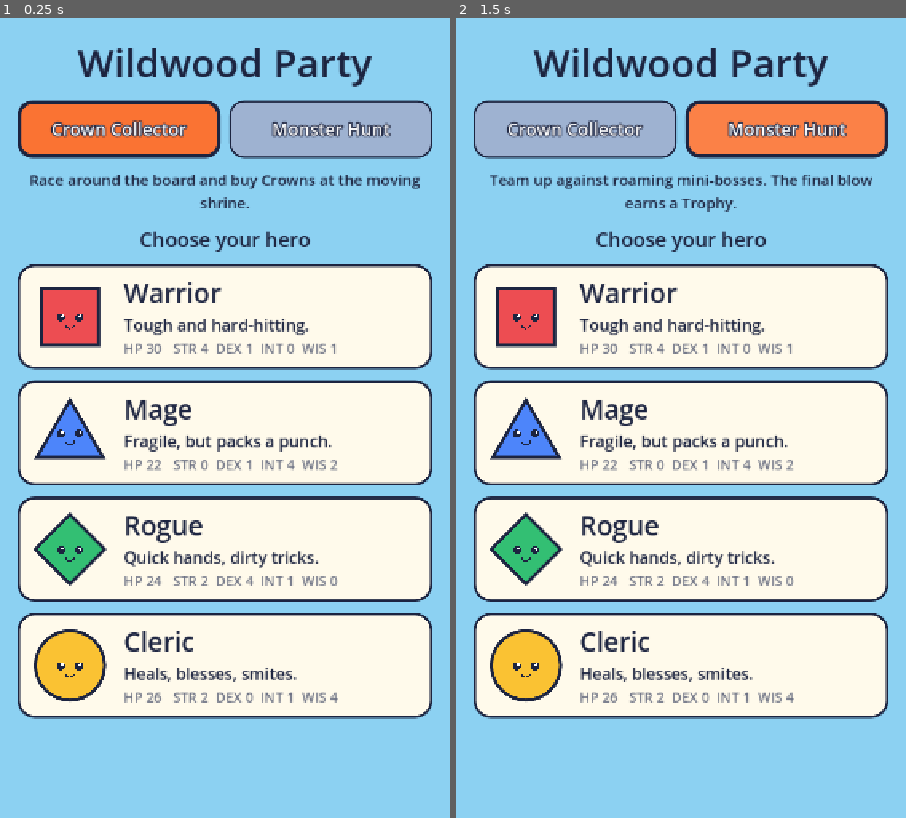
Above: before the commit, frames 1-2 (left to right).
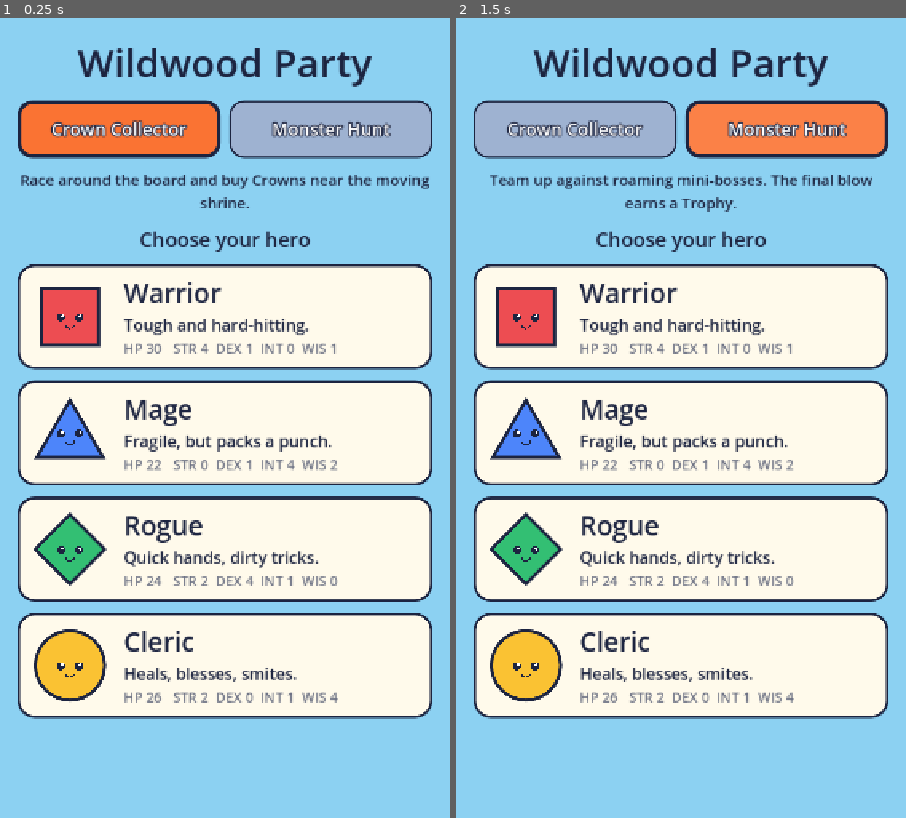
Above: after the commit, the same moments.

Repository: Kmad666/Claude-test
Game: Godot game, scene res://main.tscn
Same seed, same stepped clock (60 frames per second), same inputs: the game is played once before the commit and once after it.
Inputs:
- Up to frame 1 (0.25 s): no input
- Up to frame 2 (1.5 s): click "Crown Collector" at 0.5 s; click "Monster Hunt" at 1.25 s

The runs differ from the first frame. In frame 1, 0.7% of the frame differs, in the area x 4-96%, y 19-22%; in frame 2, nothing differs.

Commit message:
Minigames after every round (Target Tap, Timing Bar, Quick Draw); Crown Shrine reach + cheaper Crowns
Co-Authored-By: Claude Opus 5.5 <noreply@anthropic.com>
Claude-Session: https://claude.ai/code/session_01RR5QZXycA36fifo4LEsoYf

Diff:
--- a/scripts/board_screen.gd
+++ b/scripts/board_screen.gd
@@ -76,6 +76,7 @@
 			await _take_turn(i)
 		if Game.is_hunt():
 			await _move_bosses()
+		await _minigame()
 		Game.round_num += 1
 	board.set_center("", "")
 	_say("The final round is over!")
@@ -102,6 +103,7 @@
 	var steps: int = await _roll_movement(p, boots)
 	board.set_center(str(steps), "%s moves" % p["name"])
 	var blocked := {}
+	var shrine_done := false
 	for _step in steps:
 		p["pos"] = (int(p["pos"]) + 1) % Game.BOARD_SIZE
 		await _hop(i)
@@ -109,7 +111,8 @@
 			blocked = Game.boss_at(int(p["pos"]))
 			if not blocked.is_empty():
 				break
-		elif p["pos"] == Game.shrine_index:
+		elif not shrine_done and Game.near_shrine(int(p["pos"])):
+			shrine_done = true
 			await _visit_shrine(p)
 	board.set_center("", "Round %d" % Game.round_num)
 	if blocked.is_empty():
@@ -285,11 +288,23 @@
 
 # ---------------------------------------------------------------- monster hunt
 
+func _minigame() -> void:
+	var kind: String = MinigameScreen.KINDS[Game.rng.randi_range(0, MinigameScreen.KINDS.size() - 1)]
+	_say("Minigame time!")
+	await _pause(0.8)
+	var screen := MinigameScreen.new()
+	screen.setup(kind)
+	add_child(screen)
+	await screen.finished
+	screen.queue_free()
+	_refresh_hud()
+
+
 func _intro() -> void:
 	if Game.is_hunt():
 		_say("Monster Hunt! Mini-bosses roam the board. Run into one to fight it. Damage sticks, and the final blow earns a Trophy.")
 	else:
-		_say("Crown Collector! Pass the gold star with %d coins to buy a Crown. Most Crowns wins." % Game.CROWN_COST)
+		_say("Crown Collector! Pass within one space of the gold star with %d coins to buy a Crown. Most Crowns wins." % Game.CROWN_COST)
 	await _pause(2.5)
 
 
--- a/scripts/board_view.gd
+++ b/scripts/board_view.gd
@@ -106,6 +106,10 @@
 		for boss in Game.bosses:
 			_draw_boss(boss, font)
 	else:
+		# Crown Shrine reach: gold rings on the shrine space and its neighbours.
+		for offset in [-1, 0, 1]:
+			var ring := positions[posmod(Game.shrine_index + offset, positions.size())]
+			draw_arc(ring, 34, 0, TAU, 32, UI.GOLD, 7.0, true)
 		# Crown Shrine, nudged toward the middle of the board.
 		var shrine := positions[Game.shrine_index]
 		var inward := (size / 2.0 - shrine).normalized() * 58.0
--- a/scripts/game.gd
+++ b/scripts/game.gd
@@ -2,7 +2,7 @@
 ## Global state for one match. Registered as the "Game" autoload.
 
 const ROUNDS := 8
-const CROWN_COST := 20
+const CROWN_COST := 15
 const BOARD_SIZE := 24
 const START_COINS := 10
 const BOSS_COUNT := 2
@@ -257,6 +257,12 @@
 	shrine_index = next
 
 
+## Crown Shrine reach: the shrine's space and the spaces on either side.
+func near_shrine(pos: int) -> bool:
+	var d := absi(pos - shrine_index)
+	return mini(d, BOARD_SIZE - d) <= 1
+
+
 func standings() -> Array[Dictionary]:
 	var ranked: Array[Dictionary] = players.duplicate()
 	ranked.sort_custom(func(a: Dictionary, b: Dictionary) -> bool:
--- /dev/null
+++ b/scripts/minigame_screen.gd
@@ -0,0 +1,327 @@
+class_name MinigameScreen
+extends Control
+## End-of-round minigames. The human plays by tapping; bots get simulated scores.
+
+signal finished
+
+const KINDS: Array[String] = ["targets", "timing", "quickdraw"]
+const PRIZES: Array[int] = [8, 5, 3, 1]
+const PLACES: Array[String] = ["1st", "2nd", "3rd", "4th"]
+const TARGET_TIME := 10.0
+
+const INFO := {
+	"targets": ["Target Tap", "Tap the targets before they vanish! 10 seconds."],
+	"timing": ["Timing Bar", "Tap to stop the marker in the gold zone. 3 tries, faster each time."],
+	"quickdraw": ["Quick Draw", "Wait for TAP!, then tap as fast as you can. Too early scores zero. 3 rounds."],
+}
+
+var kind := "targets"
+var auto := false
+var scores := {}
+
+var area: Control
+var title: Label
+var info: Label
+var status: Label
+var actions: HBoxContainer
+
+var state := "intro"
+var tap_flag := false
+var elapsed := 0.0
+var hits := 0
+var targets: Array[Dictionary] = []
+var pops: Array[Dictionary] = []
+var marker := 0.0
+var draw_phase := "wait"
+
+signal _button_pressed
+
+
+func setup(minigame: String) -> void:
+	kind = minigame
+	auto = Game.autoplay
+
+
+func _ready() -> void:
+	UI.full_rect(self)
+	mouse_filter = Control.MOUSE_FILTER_STOP
+	var bg := ColorRect.new()
+	bg.color = Color(0.99, 0.93, 0.78)
+	UI.full_rect(bg)
+	add_child(bg)
+
+	var col := VBoxContainer.new()
+	col.add_theme_constant_override("separation", 12)
+	var wrap := UI.margin(col, 22)
+	UI.full_rect(wrap)
+	add_child(wrap)
+
+	col.add_child(UI.label("MINIGAME!", 30, UI.ACTION.darkened(0.2), HORIZONTAL_ALIGNMENT_CENTER))
+	title = UI.label(INFO[kind][0], 52, UI.INK, HORIZONTAL_ALIGNMENT_CENTER)
+	col.add_child(title)
+	info = UI.label(INFO[kind][1], 26, UI.INK, HORIZONTAL_ALIGNMENT_CENTER, true)
+	col.add_child(info)
+	status = UI.label("", 34, UI.INK, HORIZONTAL_ALIGNMENT_CENTER)
+	col.add_child(status)
+
+	area = Control.new()
+	area.size_flags_vertical = Control.SIZE_EXPAND_FILL
+	area.custom_minimum_size = Vector2(0, 560)
+	area.mouse_filter = Control.MOUSE_FILTER_STOP
+	area.clip_contents = true
+	area.draw.connect(_draw_area)
+	area.gui_input.connect(_on_area_input)
+	col.add_child(area)
+
+	actions = HBoxContainer.new()
+	actions.custom_minimum_size = Vector2(0, 92)
+	col.add_child(actions)
+	_run()
+
+
+func _run() -> void:
+	await get_tree().process_frame
+	if Game.autoplay:
+		_check_layout()
+	if auto:
+		await _pause(1.0)
+	else:
+		await _button("Start!")
+	for n in ["3", "2", "1"]:
+		status.text = n
+		await _pause(0.5)
+	status.text = "GO!"
+
+	var human_score := 0
+	match kind:
+		"targets":
+			human_score = await _play_targets()
+		"timing":
+			human_score = await _play_timing()
+		"quickdraw":
+			human_score = await _play_quickdraw()
+	state = "done"
+	area.queue_redraw()
+
+	for p in Game.players:
+		scores[p["name"]] = human_score if p["human"] else _bot_score()
+	var ranked: Array[Dictionary] = Game.players.duplicate()
+	ranked.sort_custom(func(a: Dictionary, b: Dictionary) -> bool: return scores[a["name"]] > scores[b["name"]])
+	var lines: Array[String] = []
+	for i in ranked.size():
+		var p := ranked[i]
+		var prize: int = PRIZES[mini(i, PRIZES.size() - 1)]
+		Game.add_coins(p, prize)
+		lines.append("%s  %s: %d pts  +%d coins" % [PLACES[i], p["name"], scores[p["name"]], prize])
+	title.text = "Results"
+	status.text = ""
+	info.text = "\n".join(lines)
+	if auto:
+		await _pause(1.5)
+	else:
+		await _button("Continue")
+	finished.emit()
+
+
+# ---------------------------------------------------------------- target tap
+
+func _play_targets() -> int:
+	state = "targets"
+	elapsed = 0.0
+	hits = 0
+	var next_spawn := 0.0
+	while elapsed < TARGET_TIME:
+		await get_tree().process_frame
+		var dt := get_process_delta_time()
+		elapsed += dt
+		if elapsed >= next_spawn:
+			next_spawn += 0.6
+			_spawn_target()
+		for t in targets.duplicate():
+			var age: float = elapsed - float(t["born"])
+			if auto and age >= float(t["auto_at"]):
+				_hit(t)
+			elif age > float(t["life"]):
+				targets.erase(t)
+		for pop in pops.duplicate():
+			if elapsed - float(pop["born"]) > 0.3:
+				pops.erase(pop)
+		status.text = "Hits: %d    Time: %.1f" % [hits, maxf(0.0, TARGET_TIME - elapsed)]
+		area.queue_redraw()
+	targets.clear()
+	return hits
+
+
+func _spawn_target() -> void:
+	var r := 52.0
+	var sz := area.size
+	var pos := Vector2(Game.rng.randf_range(r, maxf(r, sz.x - r)), Game.rng.randf_range(r, maxf(r, sz.y - r)))
+	var shapes: Array[String] = ["circle", "star", "diamond", "hexagon"]
+	targets.append({
+		"pos": pos, "born": elapsed, "life": Game.rng.randf_range(0.9, 1.3),
+		"shape": shapes[Game.rng.randi_range(0, shapes.size() - 1)],
+		"color": Color.from_hsv(Game.rng.randf(), 0.65, 1.0),
+		"auto_at": Game.rng.randf_range(0.3, 0.7) if Game.rng.randf() < 0.75 else 99.0,
+	})
+
+
+func _hit(t: Dictionary) -> void:
+	targets.erase(t)
+	hits += 1
+	pops.append({"pos": t["pos"], "born": elapsed})
+
+
+# ---------------------------------------------------------------- timing bar
+
+func _play_timing() -> int:
+	state = "timing"
+	var total := 0
+	for attempt in 3:
+		var speed := 1.0 + attempt * 0.45
+		var t := 0.0
+		tap_flag = false
+		var auto_at := Game.rng.randf_range(0.6, 2.4)
+		while not tap_flag and t < 6.0:
+			await get_tree().process_frame
+			t += get_process_delta_time()
+			marker = sin(t * speed * PI)
+			if auto and t >= auto_at:
+				tap_flag = true
+			area.queue_redraw()
+		var points := int(round((1.0 - absf(marker)) * 100.0)) if tap_flag else 0
+		total += points
+		status.text = "Try %d: %d points!" % [attempt + 1, points]
+		await _pause(0.9)
+	return total
+
+
+# ---------------------------------------------------------------- quick draw
+
+func _play_quickdraw() -> int:
+	state = "quickdraw"
+	var total := 0
+	for round_i in 3:
+		tap_flag = false
+		draw_phase = "wait"
+		status.text = "Wait for it..."
+		area.queue_redraw()
+		var wait := Game.rng.randf_range(1.2, 3.0)
+		var t := 0.0
+		var early := false
+		while t < wait:
+			await get_tree().process_frame
+			t += get_process_delta_time()
+			if tap_flag:
+				early = true
+				break
+		var points := 0
+		if early:
+			draw_phase = "early"
+			status.text = "Too early!"
+		else:
+			draw_phase = "go"
+			status.text = "TAP!"
+			area.queue_redraw()
+			tap_flag = false
+			var rt := 0.0
+			var auto_at := Game.rng.randf_range(0.22, 0.45)
+			while not tap_flag and rt < 1.5:
+				await get_tree().process_frame
+				rt += get_process_delta_time()
+				if auto and rt >= auto_at:
+					tap_flag = true
+			if tap_flag:
+				var ms := int(rt * 1000.0)
+				points = maxi(0, 1000 - ms)
+				status.text = "%d ms!" % ms
+			else:
+				status.text = "Too slow!"
+			draw_phase = "done"
+		area.queue_redraw()
+		total += points
+		await _pause(1.0)
+	return total
+
+
+# ---------------------------------------------------------------- shared
+
+func _bot_score() -> int:
+	match kind:
+		"targets":
+			return Game.rng.randi_range(6, 13)
+		"timing":
+			return Game.rng.randi_range(40, 95) + Game.rng.randi_range(35, 90) + Game.rng.randi_range(30, 85)
+		_:
+			var total := 0
+			for _i in 3:
+				if Game.rng.randf() > 0.1:
+					total += 1000 - Game.rng.randi_range(260, 520)
+			return total
+
+
+func _on_area_input(event: InputEvent) -> void:
+	var click := event as InputEventMouseButton
+	if click == null or not click.pressed or click.button_index != MOUSE_BUTTON_LEFT or auto:
+		return
+	match state:
+		"targets":
+			for i in range(targets.size() - 1, -1, -1):
+				var t := targets[i]
+				if click.position.distance_to(t["pos"]) <= 60.0:
+					_hit(t)
+					break
+		"timing", "quickdraw":
+			tap_flag = true
+
+
+func _draw_area() -> void:
+	var sz := area.size
+	area.draw_rect(Rect2(Vector2.ZERO, sz), Color(0.62, 0.86, 0.97))
+	area.draw_rect(Rect2(Vector2.ZERO, sz), UI.INK, false, 4.0)
+	var font := ThemeDB.fallback_font
+	match state:
+		"targets":
+			for t in targets:
+				var age: float = elapsed - float(t["born"])
+				var left := clampf(1.0 - age / float(t["life"]), 0.0, 1.0)
+				Shapes.draw(area, t["shape"], t["pos"], 46, t["color"], UI.INK, 4.0, true)
+				area.draw_arc(t["pos"], 56, -PI / 2, -PI / 2 + TAU * left, 32, UI.INK, 5.0, true)
+			for pop in pops:
+				var k := (elapsed - float(pop["born"])) / 0.3
+				area.draw_arc(pop["pos"], 46 + k * 40.0, 0, TAU, 32, Color(1, 1, 1, 1.0 - k), 6.0, true)
+		"timing":
+			var bar := Rect2(Vector2(30, sz.y / 2 - 40), Vector2(sz.x - 60, 80))
+			area.draw_rect(bar, UI.PAPER)
+			var zone_w := bar.size.x * 0.12
+			area.draw_rect(Rect2(Vector2(bar.get_center().x - zone_w / 2, bar.position.y), Vector2(zone_w, 80)), UI.GOLD)
+			area.draw_rect(bar, UI.INK, false, 4.0)
+			var x := bar.get_center().x + marker * bar.size.x / 2.0
+			area.draw_line(Vector2(x, bar.position.y - 24), Vector2(x, bar.end.y + 24), UI.ACTION, 10.0)
+		"quickdraw":
+			var c := sz / 2.0
+			var colors := {"wait": Color(0.93, 0.27, 0.27), "go": Color(0.20, 0.78, 0.40), "early": Color(0.6, 0.6, 0.65), "done": Color(0.25, 0.52, 0.97)}
+			var words := {"wait": "WAIT", "go": "TAP!", "early": "OOPS", "done": "NICE"}
+			area.draw_circle(c, minf(sz.x, sz.y) * 0.36, colors[draw_phase])
+			area.draw_arc(c, minf(sz.x, sz.y) * 0.36, 0, TAU, 48, UI.INK, 6.0, true)
+			var word: String = words[draw_phase]
+			area.draw_string_outline(font, c + Vector2(-sz.x / 2, 34), word, HORIZONTAL_ALIGNMENT_CENTER, sz.x, 96, 16, UI.INK)
+			area.draw_string(font, c + Vector2(-sz.x / 2, 34), word, HORIZONTAL_ALIGNMENT_CENTER, sz.x, 96, UI.PAPER)
+
+
+func _button(text: String) -> void:
+	var b := UI.button(text, UI.ACTION, 34)
+	b.pressed.connect(func() -> void: _button_pressed.emit())
+	actions.add_child(b)
+	await _button_pressed
+	b.queue_free()
+
+
+func _pause(seconds: float) -> void:
+	await get_tree().create_timer(seconds).timeout
+
+
+func _check_layout() -> void:
+	if actions.get_global_rect().end.y > get_viewport_rect().end.y + 1.0:
+		printerr("LAYOUT ERROR: minigame buttons are off screen")
+	if area.size.y < 300.0:
+		printerr("LAYOUT ERROR: minigame play area squashed: ", area.size)
--- a/scripts/setup_screen.gd
+++ b/scripts/setup_screen.gd
@@ -83,7 +83,7 @@
 	if m == Game.MODE_HUNT:
 		mode_hint.text = "Team up against roaming mini-bosses. The final blow earns a Trophy."
 	else:
-		mode_hint.text = "Race around the board and buy Crowns at the moving shrine."
+		mode_hint.text = "Race around the board and buy Crowns near the moving shrine."
 
 
 ## Self-test: every hero card must be fully on screen.
